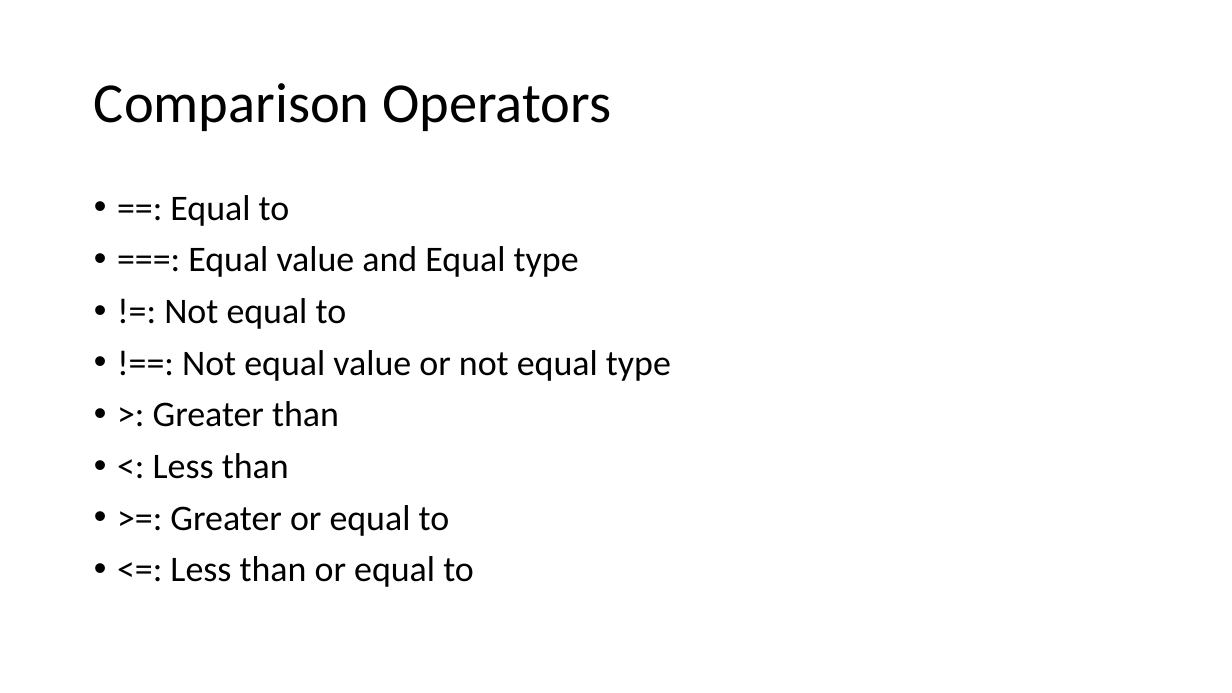
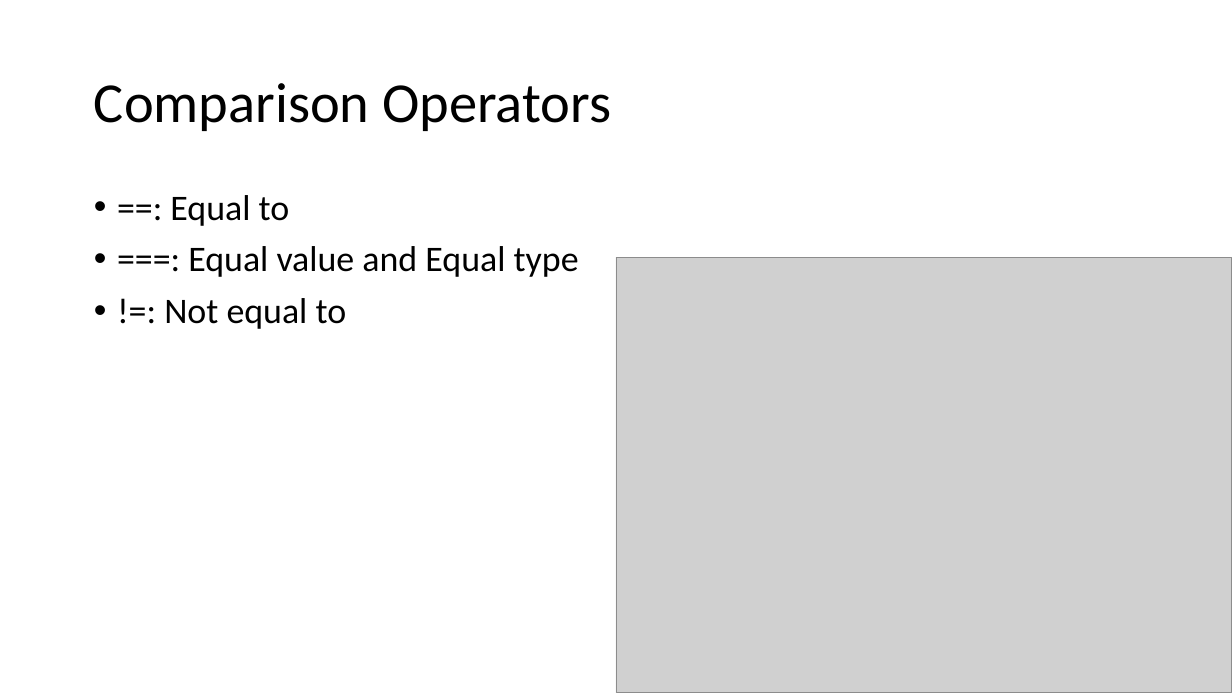
Before and after one commit to YWCANWIL-TechLab/module2-exercises-YaminahAlanis, a slide deck: slide 15 of slides/Module 2 - Variables, Operators, and Assignment.pptx (slide 9 before the commit). Drawn at 1232x693 pixels with LibreOffice and Linux fonts; fonts in the diff are those of the drawing; grey boxes stand for pictures. Boxes give left, top, right and bottom in pixels: in the first picture for what was removed or moved away, otherwise in the second. Text is boxed around its words. In the diff, an @@ line names an element or a change of style, - is before the commit and + after.

```diff
--- a/slides/Module 2 - Variables, Operators, and Assignment.pptx
+++ b/slides/Module 2 - Variables, Operators, and Assignment.pptx
@@ picture added at (616,257,1232,693) @@
@@ text at (153,350,671,587): paragraphs removed @@
-• !==: Not equal value or not equal type
-• >: Greater than
-• <: Less than
-• >=: Greater or equal to
-• <=: Less than or equal to
```
Also in this commit, not shown: 17 other slides changed, 12 slides added, 2 other files.
